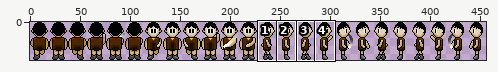
File history of a sprite sheet, client/assets/player.png. The first picture is a wide view before the edit; the outline marks the close-up.
Close-up. Earlier state:
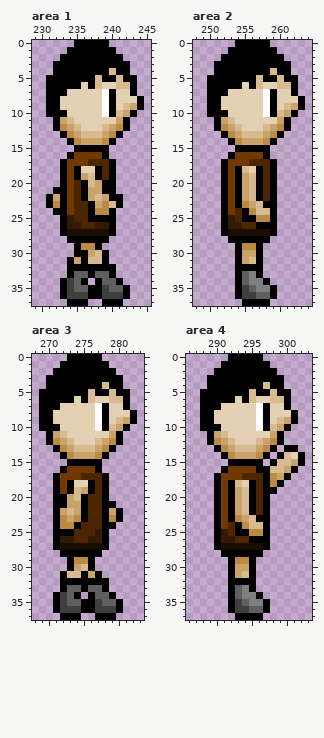
The file is 456x38 pixels. Shown: area 1: x 229..245, y 0..37; area 2: x 248..264, y 0..37; area 3: x 268..283, y 0..37; area 4: x 286..303, y 0..37. The commit also changed other parts of the picture, which this record leaves out.
After:
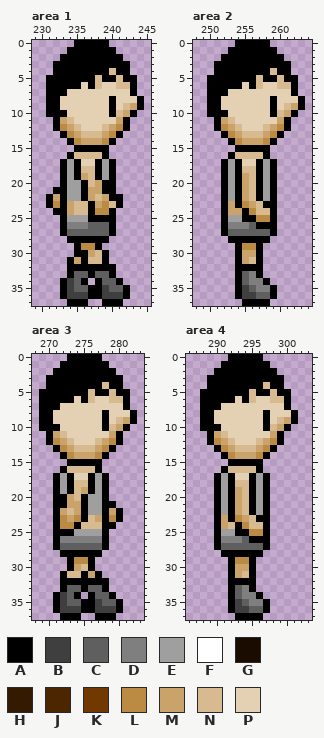
Palette (. is transparent): A #000000  B #3f3f3f  C #5f5f5f  D #7f7f7f  E #9f9f9f  F #ffffff  G #1a0d00  H #331a00  J #4c2600  K #713900  L #bb8b43  M #c9a369  N #d7ba8f  P #e4d1b4
From old to new:
Changed rows in their new state; - is an unchanged pixel.
Area 1:
first column x 239:
 7 PP
 8 P-
 9 P-
10 P-
first column x 234:
16 -NNNN-
17 EAPPAE
18 E-NN-E
19 E----E
20 EE----
21 EE----
22 EE----
23 MNN---
24 MNN---
25 EEE---
26 DDDCCC
27 CCCCCC
Area 2:
first column x 258:
 7 PP
 8 P-
 9 P-
10 P-
first column x 253:
16 -NNNN-
17 EAPPAE
18 E--N-E
19 E----E
20 E----E
21 E----E
22 E----E
23 M-----
24 MM----
25 EE----
26 DDDC--
27 CCCCCC
Area 3:
first column x 277:
 7 PP
 8 P-
 9 P-
10 P-
first column x 272:
16 -NNNN-
17 EAPPAE
18 E-NN-E
19 E----E
20 ----EE
21 ----EE
22 ----EE
23 ----NM
24 ---NNN
25 --EEEE
26 DDDDDD
27 CCCCCC
Area 4:
first column x 291:
 7 -----PP-----
 8 -----P------
 9 -----P------
10 -----P------
13 ---------..-
14 --------....
15 -------.....
16 -NNNN-.....-
17 EAPPAE-...--
18 E--N-E-..---
19 E----E-.----
20 E----E------
21 E----E------
22 E----E------
23 M-----------
24 MN----------
25 EE----------
26 DDDC--------
27 CCCCCC------
